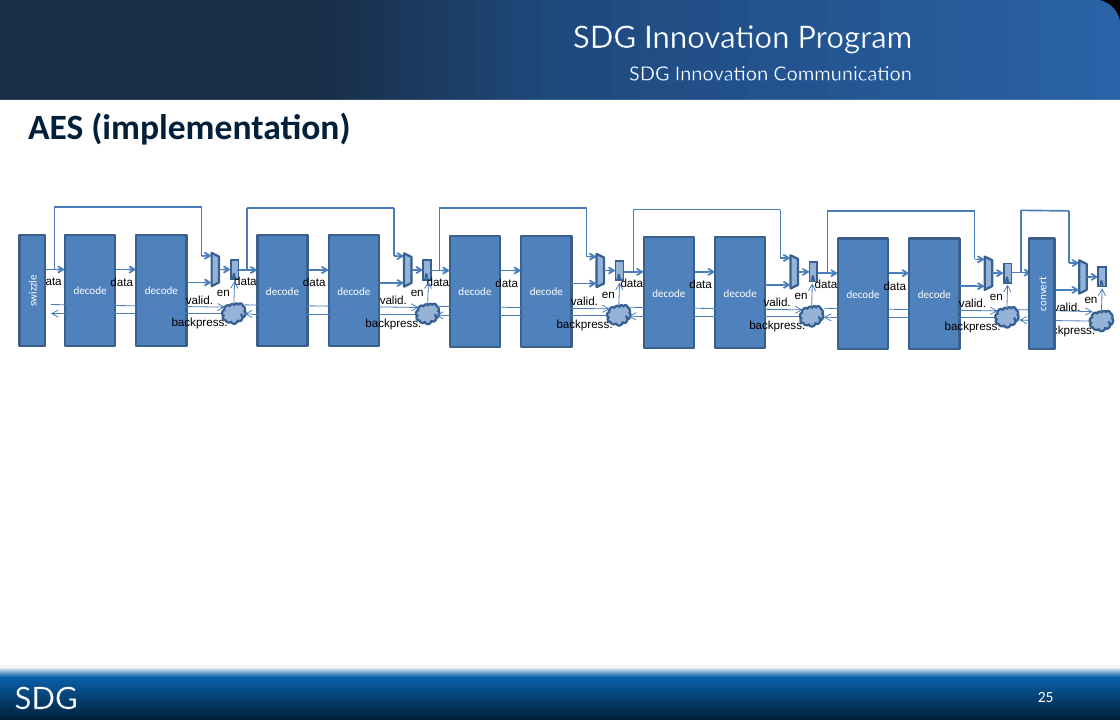
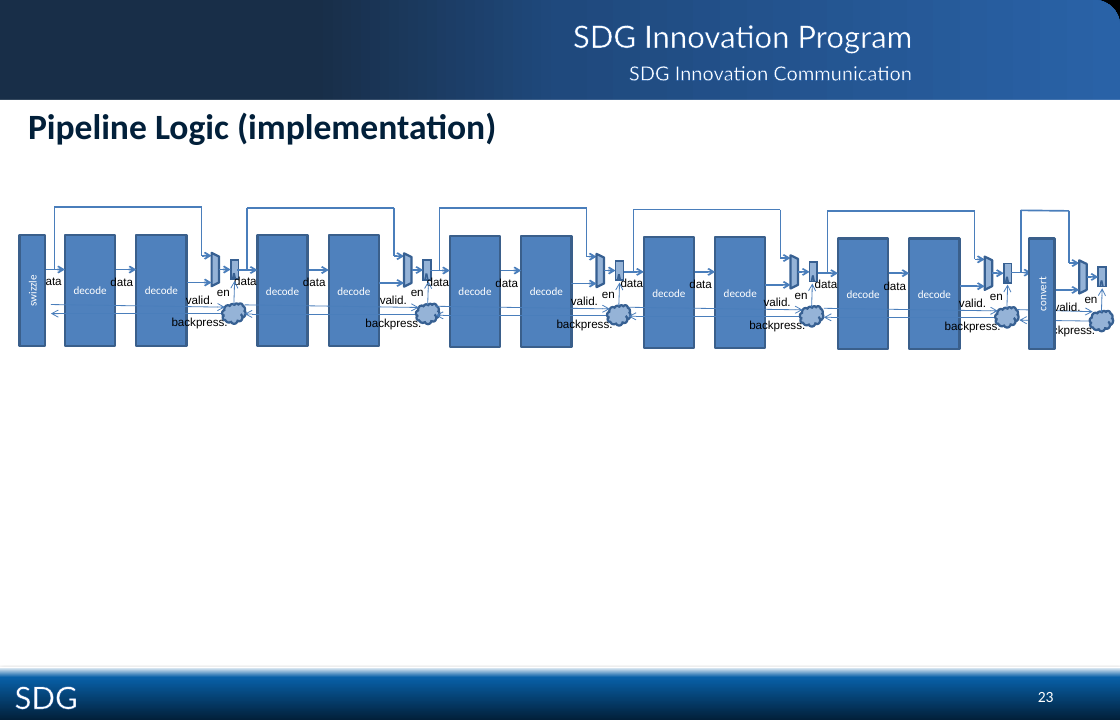
Before and after one commit to SystemVerilogX/SVX, a slide deck: slide 23 of SVX Docs/SVX Public Docs/SVX Data Flow.pptx (slide 25 before the commit). Drawn at 1120x720 pixels with LibreOffice and Linux fonts; fonts in the diff are those of the drawing; background and template pictures are left out. Boxes give left, top, right and bottom in pixels: in the first picture for what was removed or moved away, otherwise in the second. Text is boxed around its words. In the diff, an @@ line names an element or a change of style, - is before the commit and + after.

```diff
--- a/SVX Docs/SVX Public Docs/SVX Data Flow.pptx
+++ b/SVX Docs/SVX Public Docs/SVX Data Flow.pptx
@@ title at (28,112,496,145): text changed @@
-AES (implementation)
+Pipeline Logic (implementation)
@@ page number at (1038,692,1054,702): text changed @@
-25
+23
```
Also in this commit, not shown: 12 other slides changed, 1 slide added, 3 slides removed.
